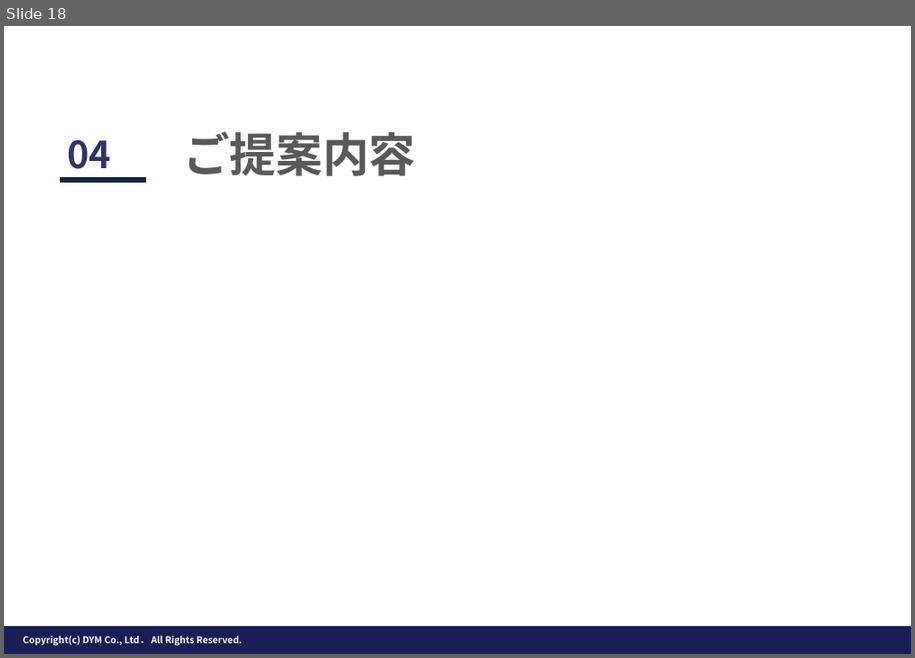
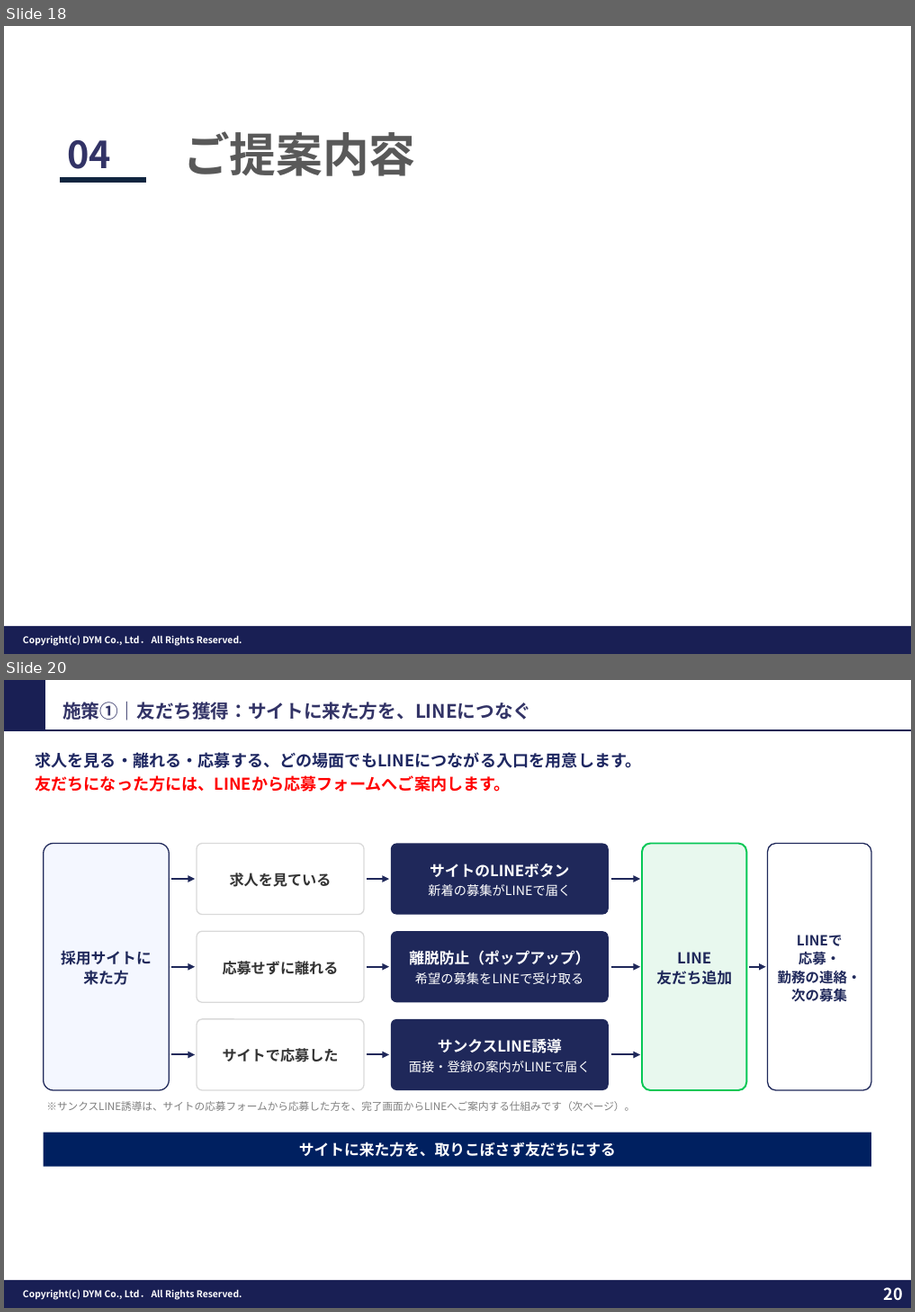
Before and after one commit to tonomura-r-dev/folder, a slide deck: 202610_株式会社横浜シミズ御中_LINE公式アカウント運用のご提案.pptx. Shown one above the other, each under a label of ours: slide 18 before the commit, slides 18 and 20 after it; the slides between them are not shown. The pictures are 915x658 and 915x1312 pixels, drawn with LibreOffice and Linux fonts; fonts in the diff are those of the drawing; background and template pictures are left out. Boxes give left, top, right and bottom in pixels: in the first picture for what was removed or moved away, otherwise in the second. Text is boxed around its words. In the diff, an @@ line names an element or a change of style, - is before the commit and + after.

```diff
--- a/202610_株式会社横浜シミズ御中_LINE公式アカウント運用のご提案.pptx
+++ b/202610_株式会社横浜シミズ御中_LINE公式アカウント運用のご提案.pptx
@@ slide 20 added at [4,680,911,1308], background #FFFFFF; not listed: 3 template elements that a slide beside it also shows @@
@@ rectangle added at [4,680,45,730], fill #191F54 @@
@@ text added at [62,702,531,720], 16 pt, text #323366, bold @@
+施策①｜友だち獲得：サイトに来た方を、LINEにつなぐ
@@ line added from (4, 730) to (911, 730), #191F54 2 pt @@
@@ text added at [35,752,641,792], 14 pt, text #1E2761, bold @@
+求人を見る・離れる・応募する、どの場面でもLINEにつながる入口を用意します。
+友だちになった方には、LINEから応募フォームへご案内します。
@@ rounded rectangle added at [44,843,169,1090], fill #F4F7FF, outline #1F285A 1 pt, 13 pt, text #1F285A, bold @@
+採用サイトに
+来た方
@@ rounded rectangle added at [197,843,364,915], fill #FFFFFF, outline #D9D9D9 1 pt, 12.5 pt, text #333333, bold @@
+求人を見ている
@@ rounded rectangle added at [391,843,609,915], fill #1F285A, 11 pt, text #FFFFFF @@
+サイトのLINEボタン
+新着の募集がLINEで届く
@@ rounded rectangle added at [642,843,747,1090], fill #E8F8EE, outline #06C755 1.5 pt, 13 pt, text #1F285A, bold @@
+LINE
+友だち追加
@@ rounded rectangle added at [768,843,872,1090], fill #FFFFFF, outline #1F285A 1 pt, 12 pt, text #1F285A, bold @@
+LINEで
+応募・
+勤務の連絡・
+次の募集
@@ arrow added from (171, 880) to (195, 880), #1F285A 1.5 pt @@
@@ arrow added from (367, 880) to (389, 880), #1F285A 1.5 pt @@
@@ arrow added from (612, 880) to (640, 880), #1F285A 1.5 pt @@
@@ rounded rectangle added at [197,931,364,1002], fill #FFFFFF, outline #D9D9D9 1 pt, 12.5 pt, text #333333, bold @@
+応募せずに離れる
@@ rounded rectangle added at [391,931,609,1002], fill #1F285A, 11 pt, text #FFFFFF @@
+離脱防止（ポップアップ）
+希望の募集をLINEで受け取る
@@ arrow added from (171, 966) to (195, 966), #1F285A 1.5 pt @@
@@ arrow added from (367, 966) to (389, 966), #1F285A 1.5 pt @@
@@ arrow added from (612, 966) to (640, 966), #1F285A 1.5 pt @@
@@ arrow added from (749, 966) to (766, 966), #1F285A 1.5 pt @@
@@ rounded rectangle added at [197,1019,364,1090], fill #FFFFFF, outline #D9D9D9 1 pt, 12.5 pt, text #333333, bold @@
+サイトで応募した
@@ rounded rectangle added at [391,1019,609,1090], fill #1F285A, 11 pt, text #FFFFFF @@
+サンクスLINE誘導
+面接・登録の案内がLINEで届く
@@ arrow added from (171, 1054) to (195, 1054), #1F285A 1.5 pt @@
@@ arrow added from (367, 1054) to (389, 1054), #1F285A 1.5 pt @@
@@ arrow added from (612, 1054) to (640, 1054), #1F285A 1.5 pt @@
@@ text added at [46,1101,635,1111], 9 pt, text #7F7F7F @@
+※サンクスLINE誘導は、サイトの応募フォームから応募した方を、完了画面からLINEへご案内する仕組みです（次ページ）。
@@ rectangle added at [44,1133,872,1167], fill #002060 @@
@@ text added at [299,1142,616,1157], 13 pt, text #FFFFFF, bold @@
+サイトに来た方を、取りこぼさず友だちにする
```
Also in this commit, not shown: 3 slides changed, 3 other files.
